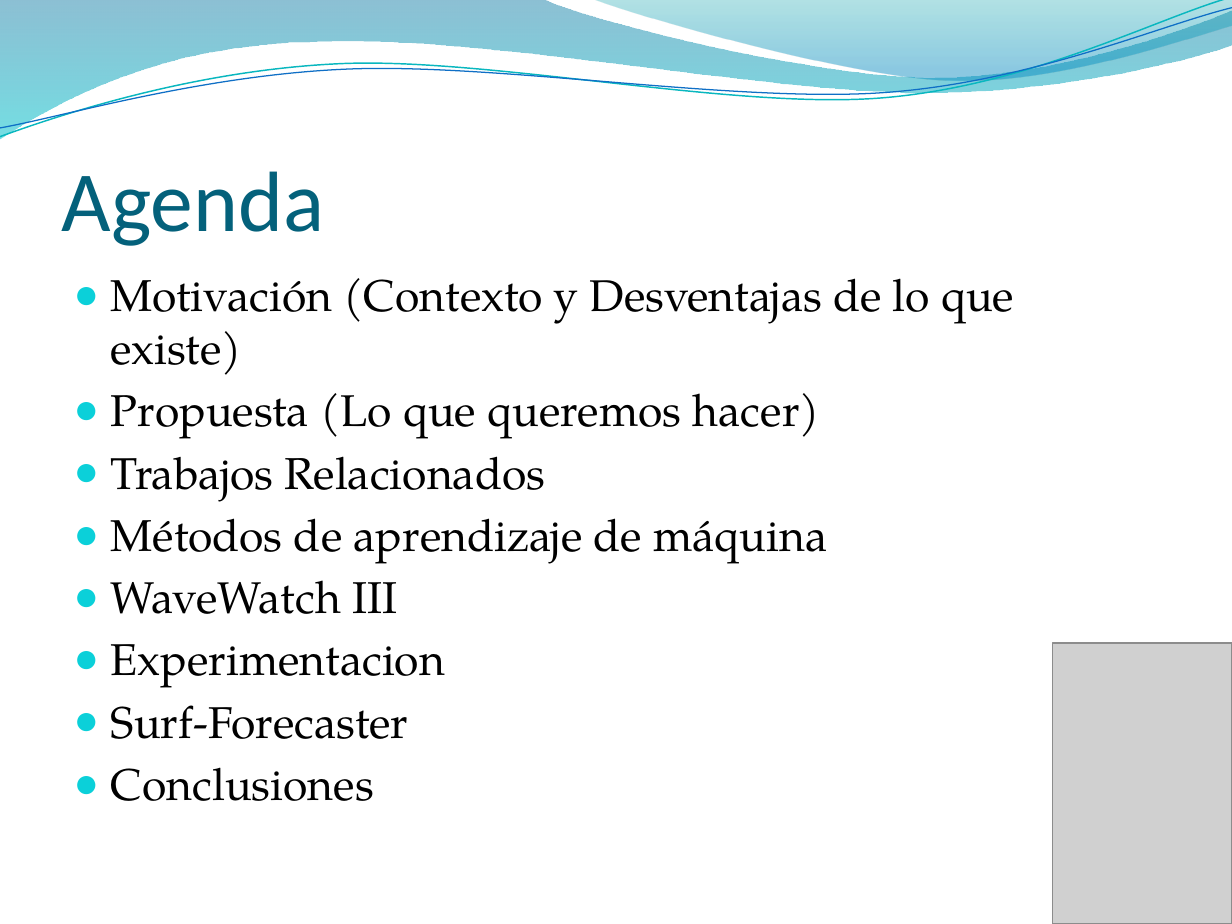
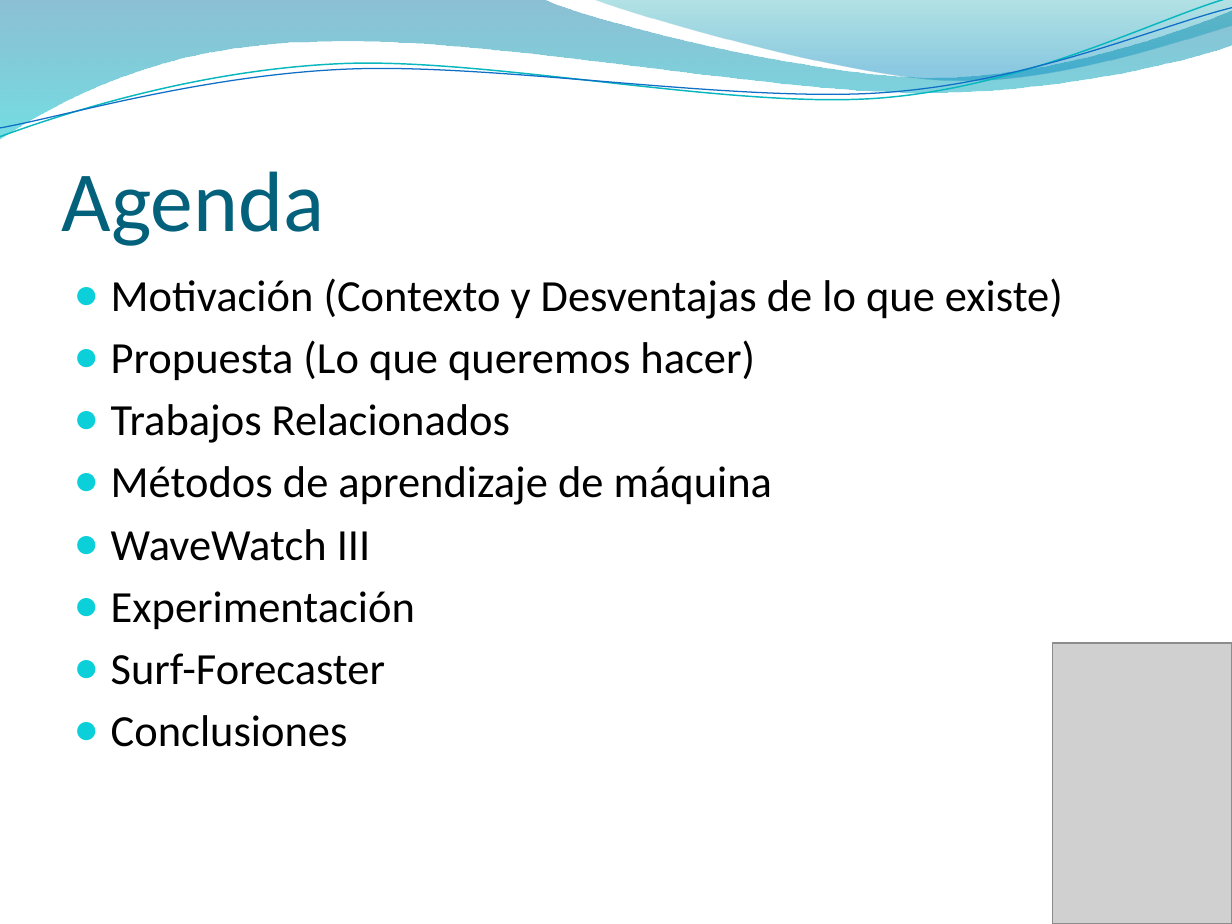
Before and after one commit to jaffadog/neuralito, a slide deck: slide 2 of neuralito/ArfGen/docs/Entregas/Informe Final/presentacion/maxi.pptx. Drawn at 1232x924 pixels with LibreOffice and Linux fonts; fonts in the diff are those of the drawing; grey boxes stand for pictures; background and template pictures are left out. Boxes give left, top, right and bottom in pixels: in the first picture for what was removed or moved away, otherwise in the second. Text is boxed around its words. In the diff, an @@ line names an element or a change of style, - is before the commit and + after.

```diff
--- a/neuralito/ArfGen/docs/Entregas/Informe Final/presentacion/maxi.pptx
+++ b/neuralito/ArfGen/docs/Entregas/Informe Final/presentacion/maxi.pptx
@@ text at bbox=[111, 278, 1063, 747]: font TeX Gyre Pagella to Calibri @@
@@ text at bbox=[111, 591, 415, 630]: text changed; font TeX Gyre Pagella to Calibri @@
-● Experimentacion
+● Experimentación
```
Also in this commit, not shown: 26 other slides changed.
